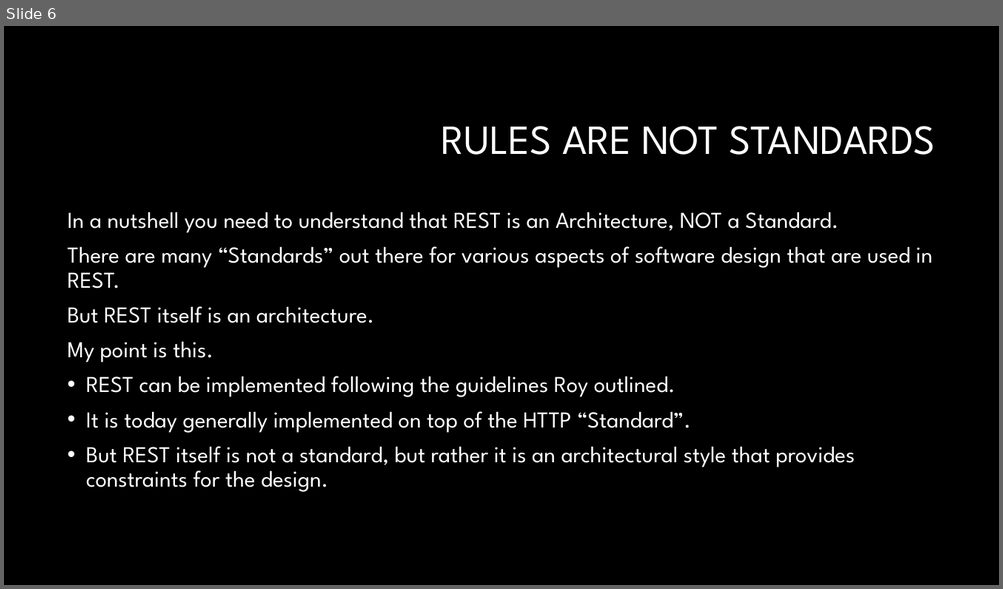
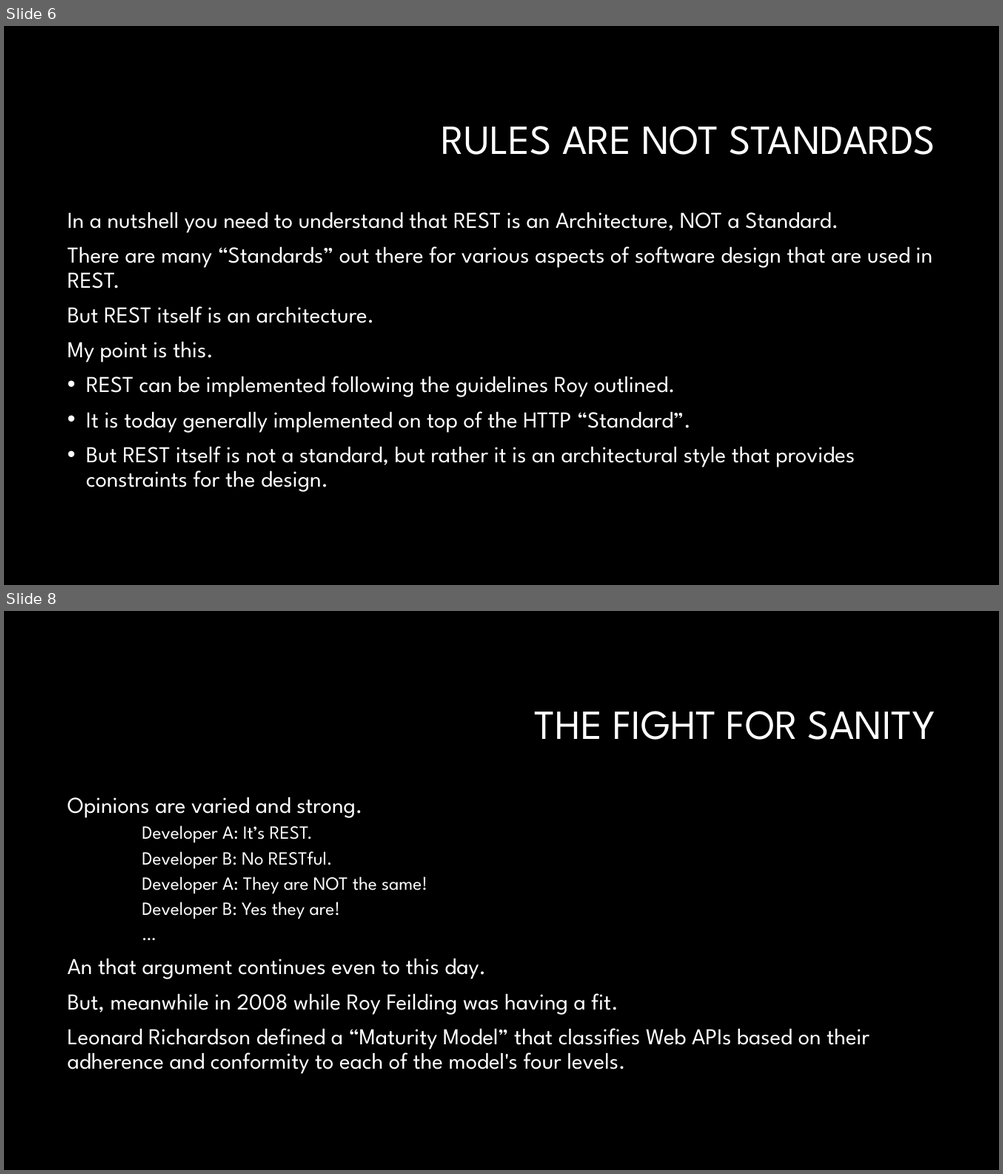
Before and after one commit to RonGarlit/RESTfulApiDemo, a slide deck: RESTful API the HATEOAS Way.pptx. Shown one above the other, each under a label of ours: slide 6 before the commit, slides 6 and 8 after it; the slides between them are not shown. The pictures are 1003x589 and 1003x1174 pixels, drawn with LibreOffice and Linux fonts; fonts in the diff are those of the drawing; background and template pictures are left out. Boxes give left, top, right and bottom in pixels: in the first picture for what was removed or moved away, otherwise in the second. Text is boxed around its words. In the diff, an @@ line names an element or a change of style, - is before the commit and + after.

```diff
--- a/RESTful API the HATEOAS Way.pptx
+++ b/RESTful API the HATEOAS Way.pptx
@@ slide 8 added at (4,611,999,1170), background #000000 @@
@@ title added at (535,711,935,740), 40 pt, text #FFFFFF @@
+THE FIGHT FOR SANITY
@@ text added at (68,797,869,1074), 22 pt, text #FFFFFF @@
+Opinions are varied and strong.
+    Developer A: It’s REST.
+    Developer B: No RESTful.
+    Developer A: They are NOT the same!
+    Developer B: Yes they are!
+    …
+An that argument continues even to this day.
+But, meanwhile in 2008 while Roy Feilding was having a fit.
+Leonard Richardson defined a “Maturity Model” that classifies Web APIs based on their adherence and conformity to each of the model's four levels.
```
Also in this commit, not shown: 1 slide changed, 9 other slides added.
